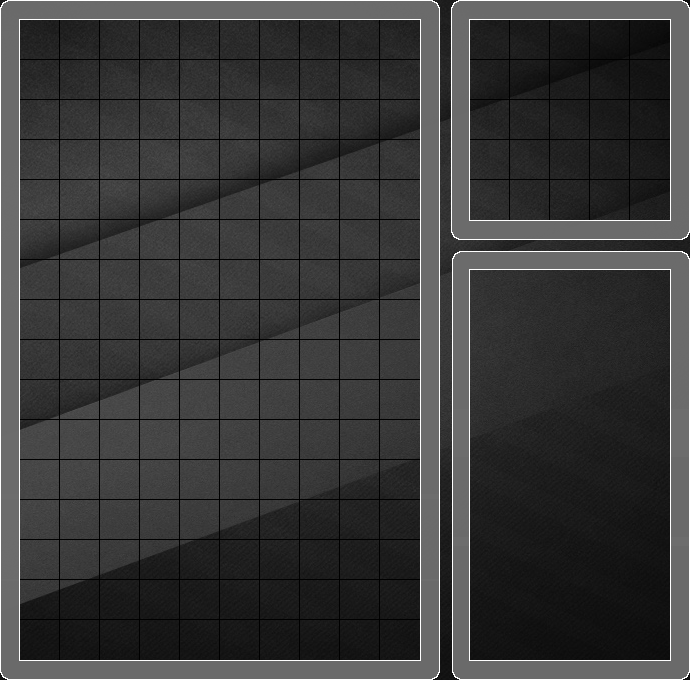
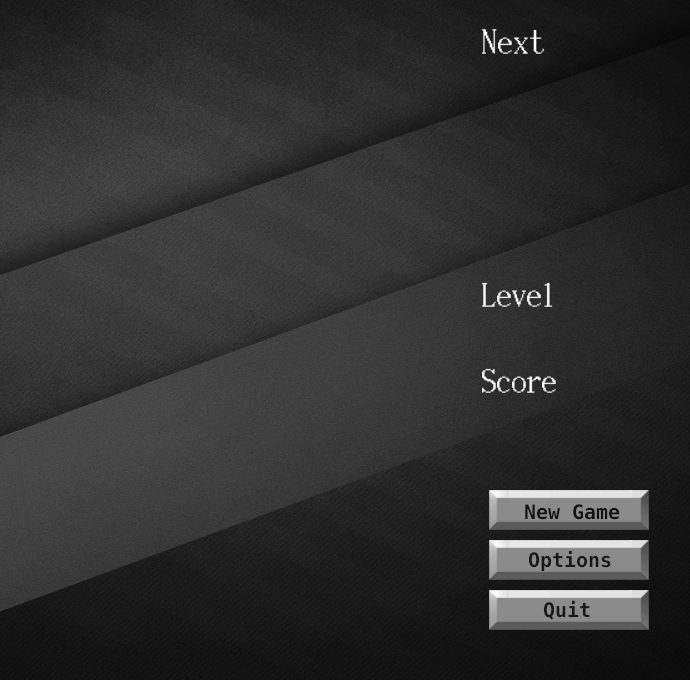
Comparing the layer stacks of the two 690px x 680px images. Changes:
added layer "Quit" above "Options" over [489, 590, 649, 630]
added layer "Options" above "New Game" over [489, 540, 649, 580]
added layer "New Game" above "Next" over [489, 490, 649, 530]
added layer "Next" above "Level" over [482, 29, 544, 54]
added layer "Level" above "Score" over [482, 282, 553, 307]
added layer "Score" above "text" over [482, 368, 556, 393]
renamed "grid" to "grid (old)", hid it over [20, 20, 670, 660]
hid "borders" over [0, 0, 690, 680]
